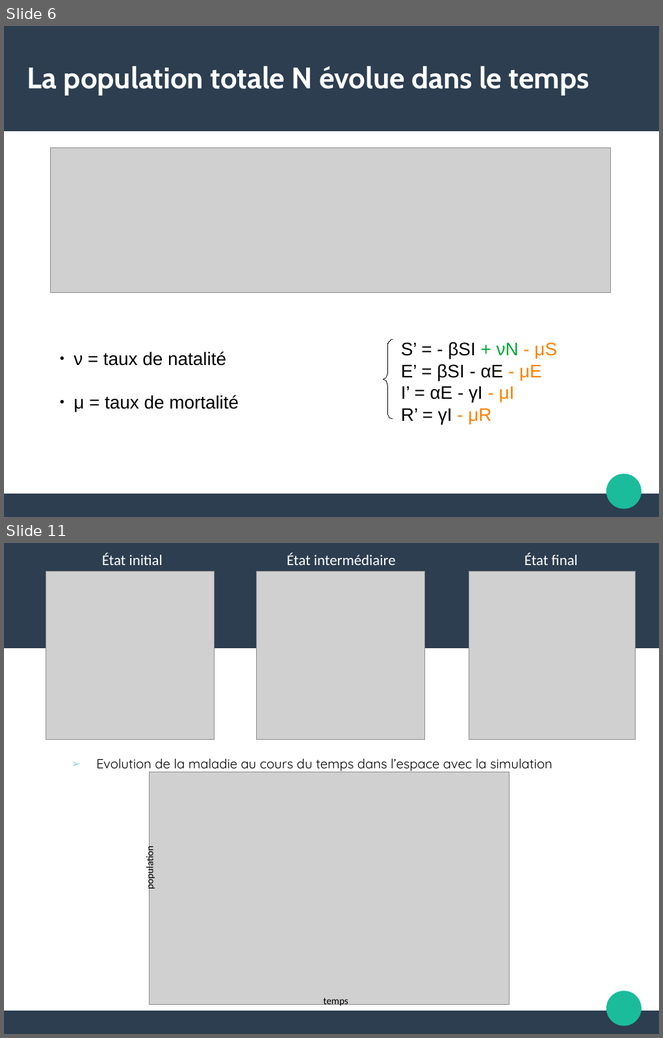
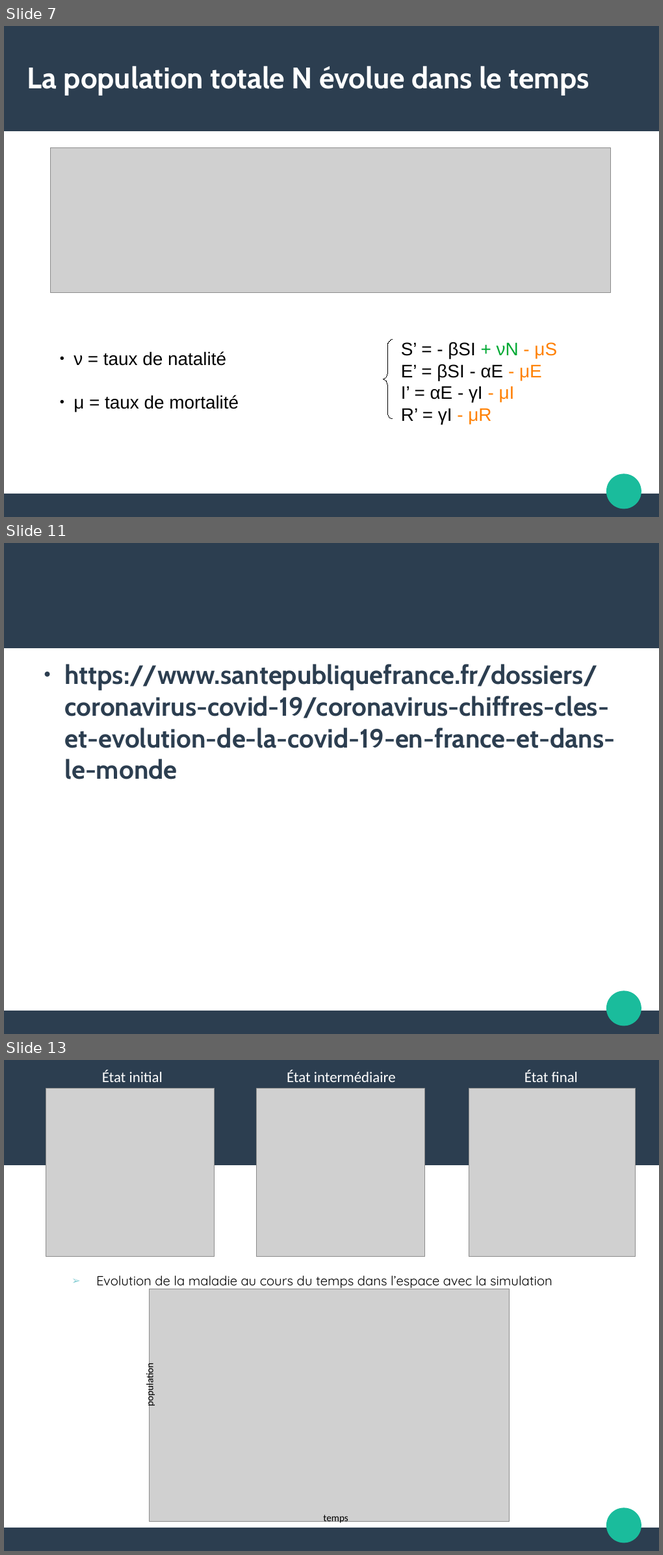
Before and after one commit to Alexia57/TIPE-2021-MP, a slide deck: Tipe_presentation.odp. Shown one above the other, each under a label of ours: slides 6 and 11 before the commit, slides 7, 11 and 13 after it; the slides between them are not shown. The pictures are 663x1038 and 663x1555 pixels, drawn with LibreOffice and Linux fonts; fonts in the diff are those of the drawing; grey boxes stand for pictures. Boxes give left, top, right and bottom in pixels: in the first picture for what was removed or moved away, otherwise in the second. Text is boxed around its words. In the diff, an @@ line names an element or a change of style, - is before the commit and + after.

```diff
--- a/Tipe_presentation.odp
+++ b/Tipe_presentation.odp
@@ slide 11 added at (4,543,659,1034), background #FFFFFF; not listed: 3 template elements that a slide beside it also shows @@
@@ text added at (65,664,616,780), 32 pt, text #2C3E50, bold @@
+● https://www.santepubliquefrance.fr/dossiers/coronavirus-covid-19/coronavirus-chiffres-cles-et-evolution-de-la-covid-19-en-france-et-dans-le-monde
@@ what was slide 6 is now slide 7 @@
@@ what was slide 11 is now slide 13 @@
```
Also in this commit, not shown: 3 slides changed, 3 other slides added, 2 slides removed, 12 other files.
